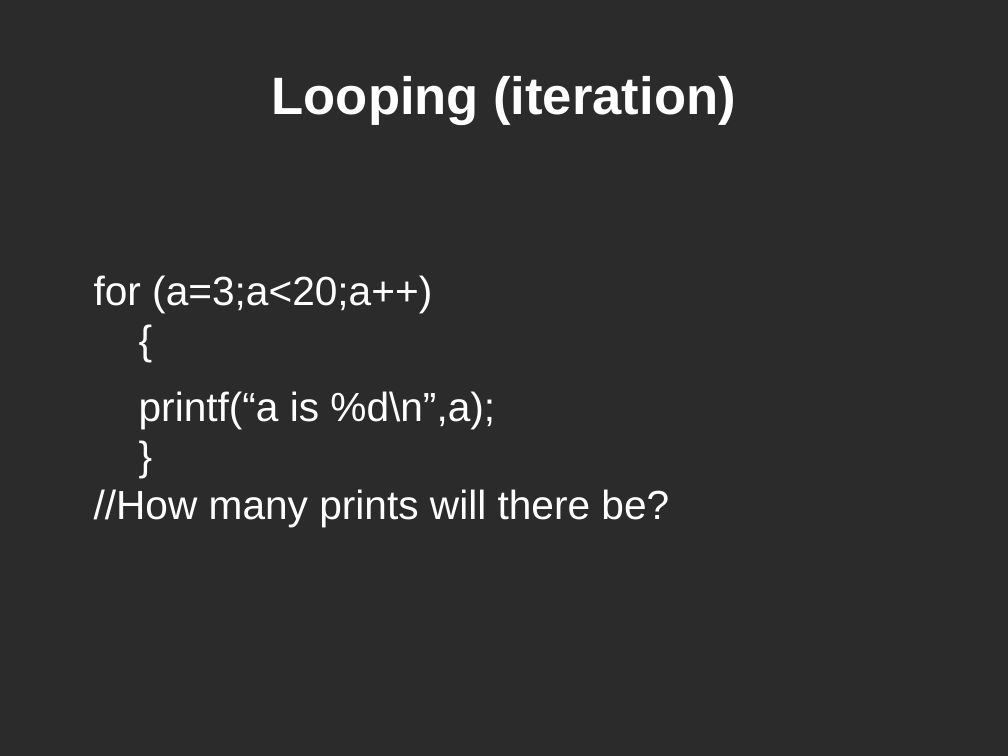
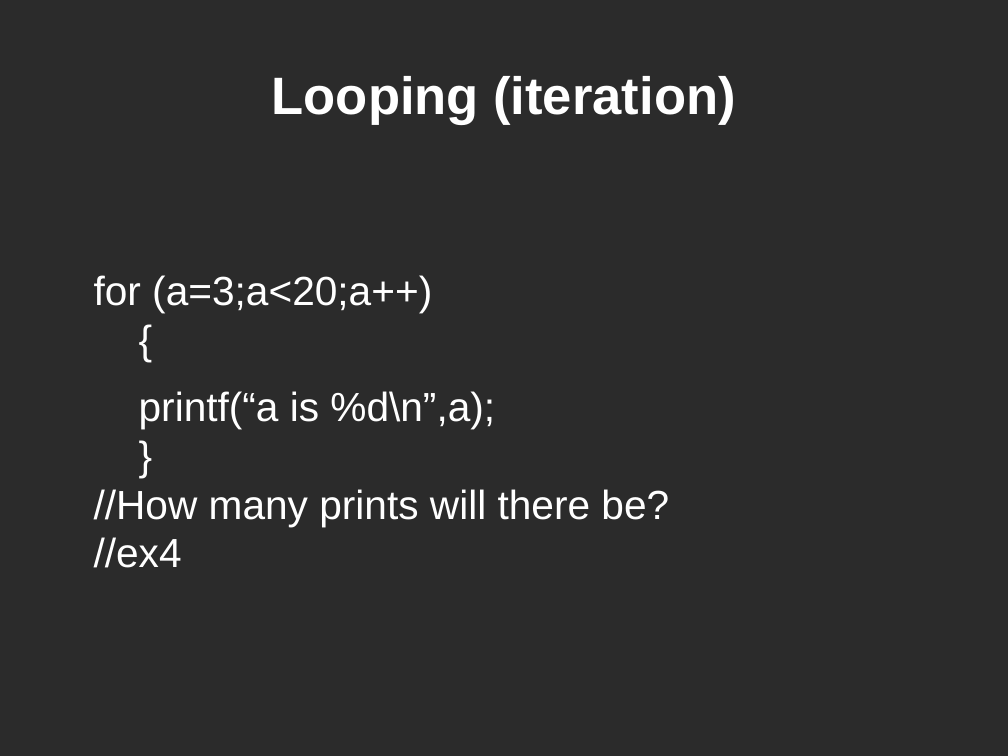
Before and after one commit to dklamet/class, a slide deck: slide 23 of docs/class1.odp. Drawn at 1008x756 pixels with LibreOffice and Linux fonts; fonts in the diff are those of the drawing; background and template pictures are left out; a plain dark background stands for a picture behind light text. Boxes give left, top, right and bottom in pixels: in the first picture for what was removed or moved away, otherwise in the second. Text is boxed around its words. In the diff, an @@ line names an element or a change of style, - is before the commit and + after.

```diff
--- a/docs/class1.odp
+++ b/docs/class1.odp
@@ text at (94, 391, 669, 568): text changed @@
-printf(“a is %d\n”,a);
-}
-//How many prints will there be?
+printf(“a is %d\n”,a);
+}
+//How many prints will there be?
+//ex4
```
Also in this commit, not shown: 3 other slides changed, 1 slide added, 6 other files.
